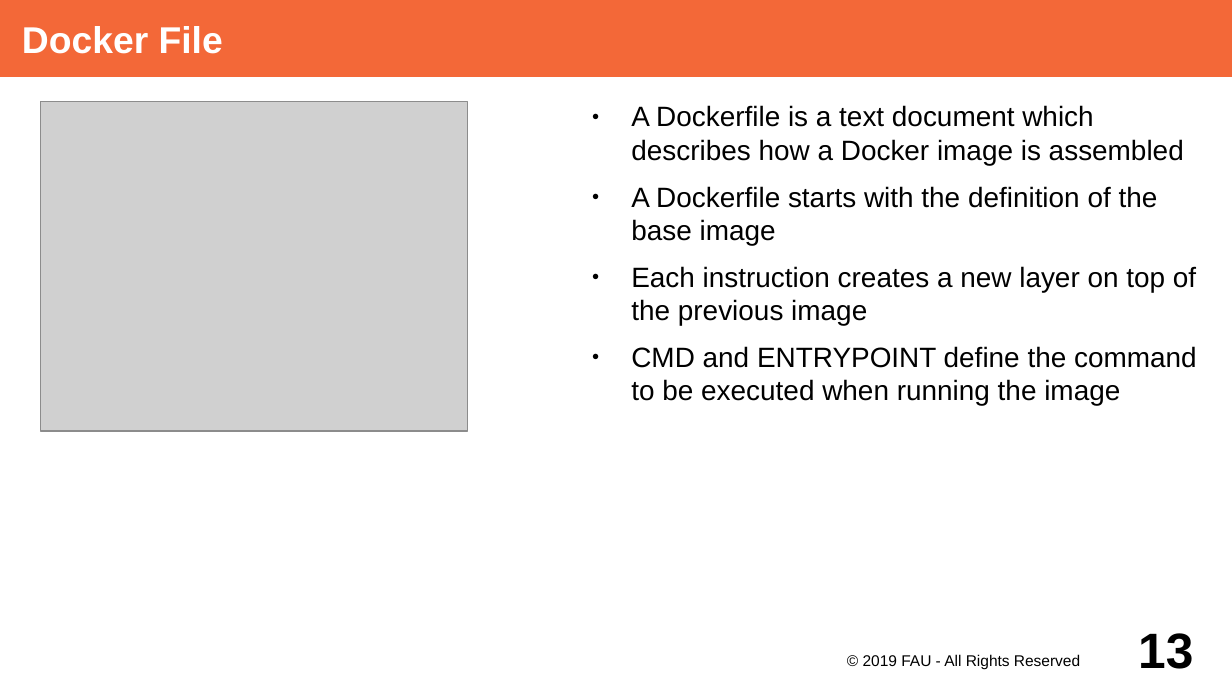
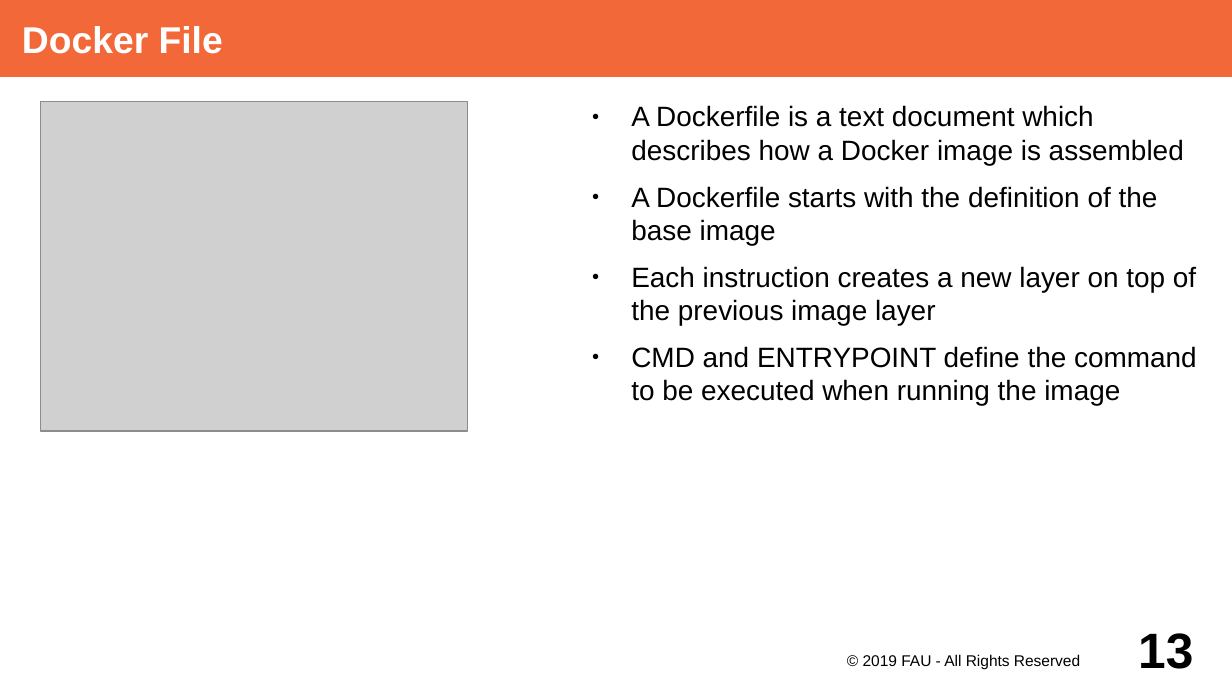
Before and after one commit to dirkriehle/adap-course, a slide deck: slide 13 of Lecture Slides/ADAP Z01 - Containerization.odp. Drawn at 1232x693 pixels with LibreOffice and Linux fonts; fonts in the diff are those of the drawing; grey boxes stand for pictures. Boxes give left, top, right and bottom in pixels: in the first picture for what was removed or moved away, otherwise in the second. Text is boxed around its words. In the diff, an @@ line names an element or a change of style, - is before the commit and + after.

Commit message:
Extend containerization slides with better Docker image slides

```diff
--- a/Lecture Slides/ADAP Z01 - Containerization.odp
+++ b/Lecture Slides/ADAP Z01 - Containerization.odp
@@ text at bbox=[631, 266, 1196, 325]: text changed @@
-● Each instruction creates a new layer on top of the previous image
+● Each instruction creates a new layer on top of the previous image layer
```
Also in this commit, not shown: 1 other slide changed, 1 slide added.
